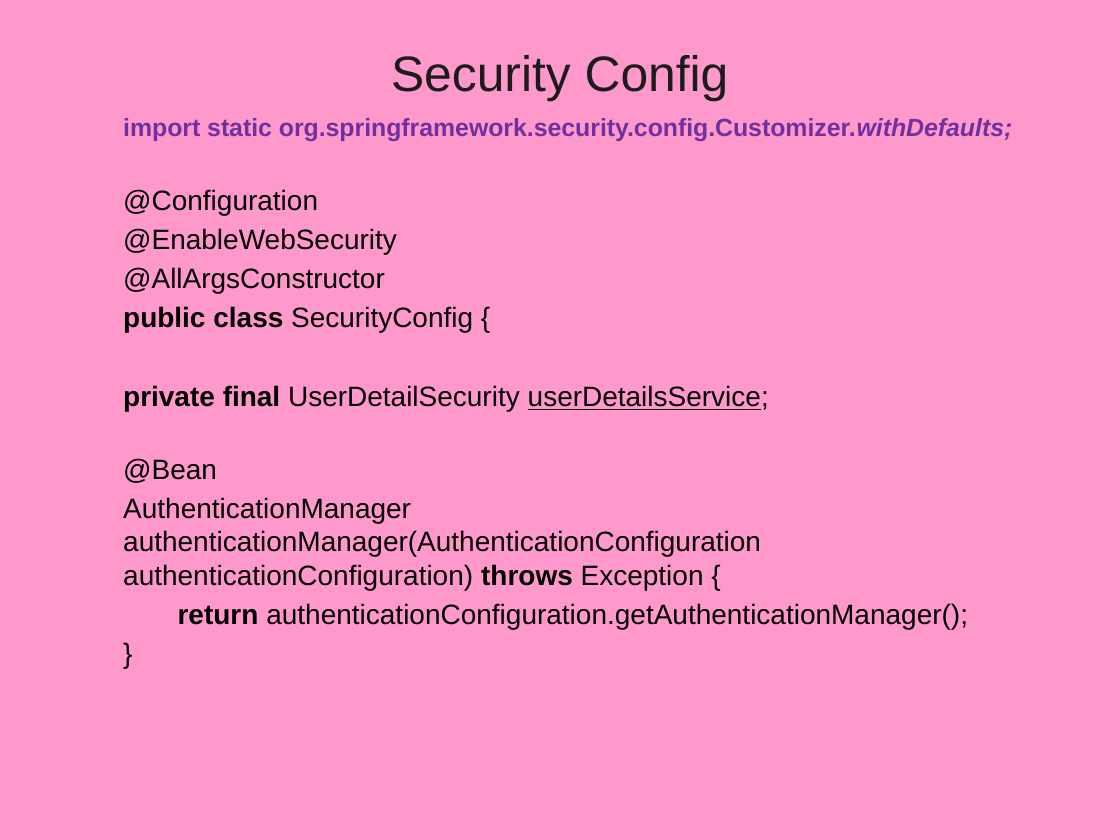
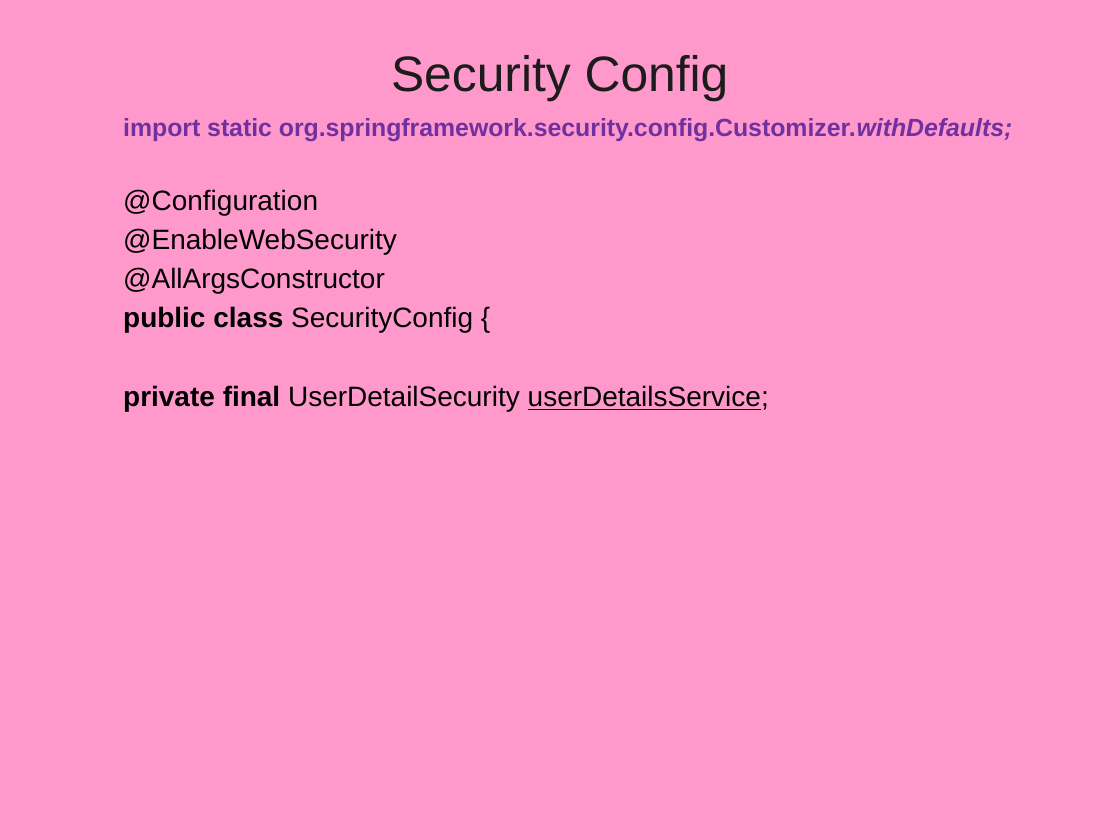
Before and after one commit to vatsanTraining/spring_boot_march_2026, a slide deck: slide 11 of 04_SpringBoot_Security.pptx. Drawn at 1120x840 pixels with LibreOffice and Linux fonts; fonts in the diff are those of the drawing; background and template pictures are left out. Boxes give left, top, right and bottom in pixels: in the first picture for what was removed or moved away, otherwise in the second. Text is boxed around its words. In the diff, an @@ line names an element or a change of style, - is before the commit and + after.

```diff
--- a/04_SpringBoot_Security.pptx
+++ b/04_SpringBoot_Security.pptx
@@ text at [123,458,968,629]: paragraphs removed @@
-  @Bean
-  AuthenticationManager authenticationManager(AuthenticationConfiguration authenticationConfiguration) throws Exception {
-  return authenticationConfiguration.getAuthenticationManager();
-  }
```
Also in this commit, not shown: 1 other slide changed, 1 other file.
